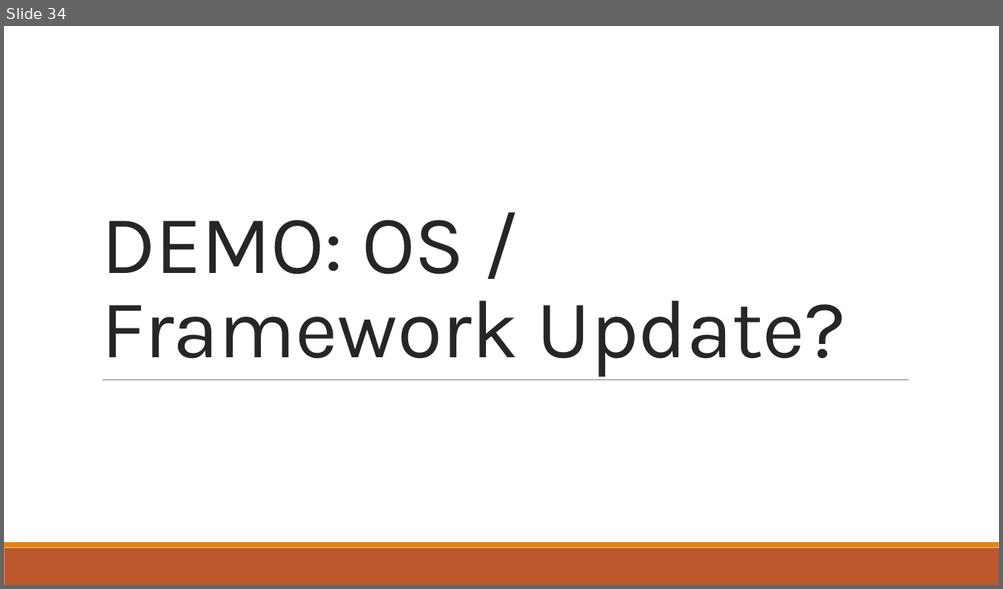
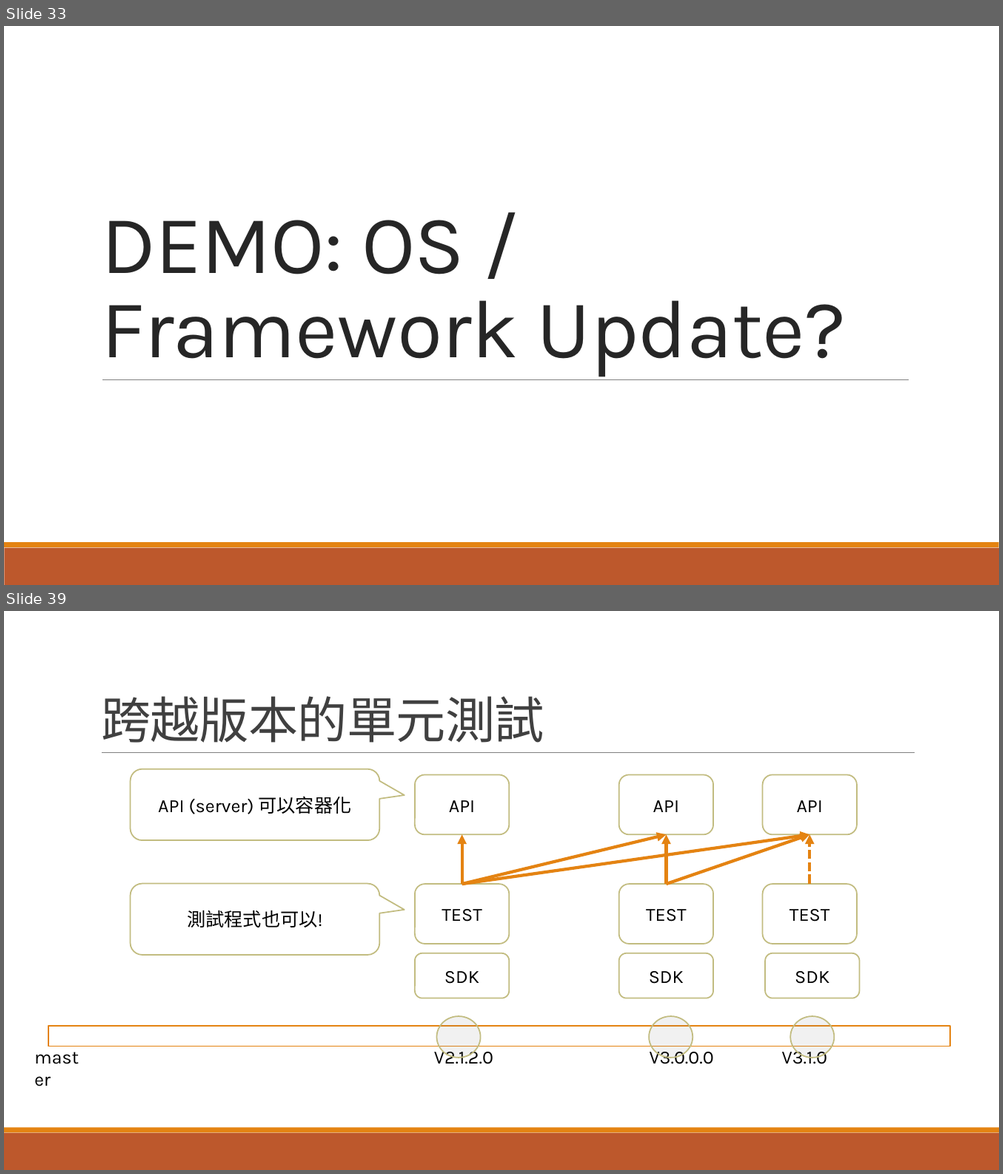
Before and after one commit to andrew0928/Meetup, a slide deck: 20170916.ContainerDrivenDevelop/slides.pptx. Shown one above the other, each under a label of ours: slide 34 before the commit, slides 33 and 39 after it; the slides between them are not shown. The pictures are 1003x589 and 1003x1174 pixels, drawn with LibreOffice and Linux fonts; fonts in the diff are those of the drawing. Boxes give left, top, right and bottom in pixels: in the first picture for what was removed or moved away, otherwise in the second. Text is boxed around its words. In the diff, an @@ line names an element or a change of style, - is before the commit and + after.

```diff
--- a/20170916.ContainerDrivenDevelop/slides.pptx
+++ b/20170916.ContainerDrivenDevelop/slides.pptx
@@ slide 39 added at (4, 611, 999, 1170), background #FFFFFF; not listed: 2 template elements that a slide beside it also shows @@
@@ title added at (101, 696, 544, 743), 48 pt, text #404040 @@
+跨越版本的單元測試
@@ line added from (102, 753) to (915, 753), #808080 0.5 pt @@
@@ rounded speech box added at (130, 769, 379, 841), fill #FFFFFF, outline #C2BC80 1.25 pt, 18 pt, text #000000 @@
+API (server) 可以容器化
@@ rounded rectangle added at (415, 775, 509, 834), fill #FFFFFF, outline #C2BC80 1.25 pt, 18 pt, text #000000 @@
+API
@@ rounded rectangle added at (619, 775, 713, 834), fill #FFFFFF, outline #C2BC80 1.25 pt, 18 pt, text #000000 @@
+API
@@ rounded rectangle added at (762, 775, 856, 834), fill #FFFFFF, outline #C2BC80 1.25 pt, 18 pt, text #000000 @@
+API
@@ arrow added from (462, 884) to (462, 834), #E48312 3 pt @@
@@ arrow added from (462, 884) to (666, 834), #E48312 3 pt @@
@@ arrow added from (462, 884) to (810, 834), #E48312 3 pt @@
@@ arrow added from (666, 884) to (666, 834), #E48312 3 pt @@
@@ arrow added from (666, 884) to (810, 834), #E48312 3 pt @@
@@ arrow added from (810, 884) to (810, 834), #E48312 3 pt dashed @@
@@ rounded speech box added at (130, 884, 379, 956), fill #FFFFFF, outline #C2BC80 1.25 pt, 18 pt, text #000000 @@
+測試程式也可以!
@@ rounded rectangle added at (415, 884, 509, 944), fill #FFFFFF, outline #C2BC80 1.25 pt, 18 pt, text #000000 @@
+TEST
@@ rounded rectangle added at (619, 884, 713, 944), fill #FFFFFF, outline #C2BC80 1.25 pt, 18 pt, text #000000 @@
+TEST
@@ rounded rectangle added at (762, 884, 856, 944), fill #FFFFFF, outline #C2BC80 1.25 pt, 18 pt, text #000000 @@
+TEST
@@ rounded rectangle added at (415, 954, 509, 998), fill #FFFFFF, outline #C2BC80 1.25 pt, 18 pt, text #000000 @@
+SDK
@@ rounded rectangle added at (619, 954, 713, 998), fill #FFFFFF, outline #C2BC80 1.25 pt, 18 pt, text #000000 @@
+SDK
@@ rounded rectangle added at (765, 954, 859, 998), fill #FFFFFF, outline #C2BC80 1.25 pt, 18 pt, text #000000 @@
+SDK
@@ rectangle added at (48, 1026, 949, 1047), fill #FFFFFF, outline #E48312 1.25 pt @@
@@ ellipse added at (437, 1017, 481, 1058), fill #7F7F7F at 10% opacity, outline #C2BC80 1.25 pt @@
@@ ellipse added at (649, 1017, 693, 1058), fill #7F7F7F at 10% opacity, outline #C2BC80 1.25 pt @@
@@ ellipse added at (791, 1017, 834, 1058), fill #7F7F7F at 10% opacity, outline #C2BC80 1.25 pt @@
@@ text added at (27, 1042, 96, 1071), 18 pt, text #000000 @@
+master
@@ text added at (434, 1047, 493, 1065), 18 pt, text #000000 @@
+V2.1.2.0
@@ text added at (649, 1047, 714, 1065), 18 pt, text #000000 @@
+V3.0.0.0
@@ text added at (782, 1047, 827, 1065), 18 pt, text #000000 @@
+V3.1.0
@@ what was slide 34 is now slide 33 @@
```
Also in this commit, not shown: 2 slides changed, 4 other slides added.
